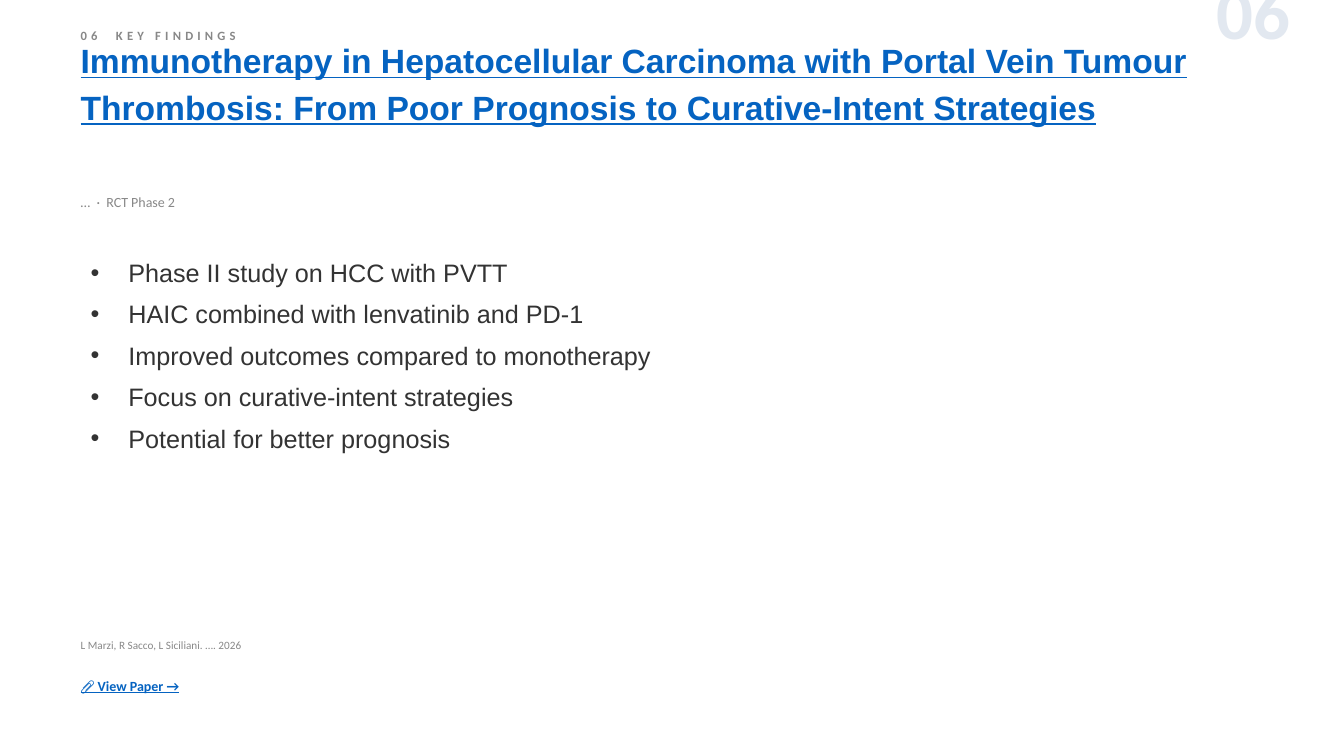
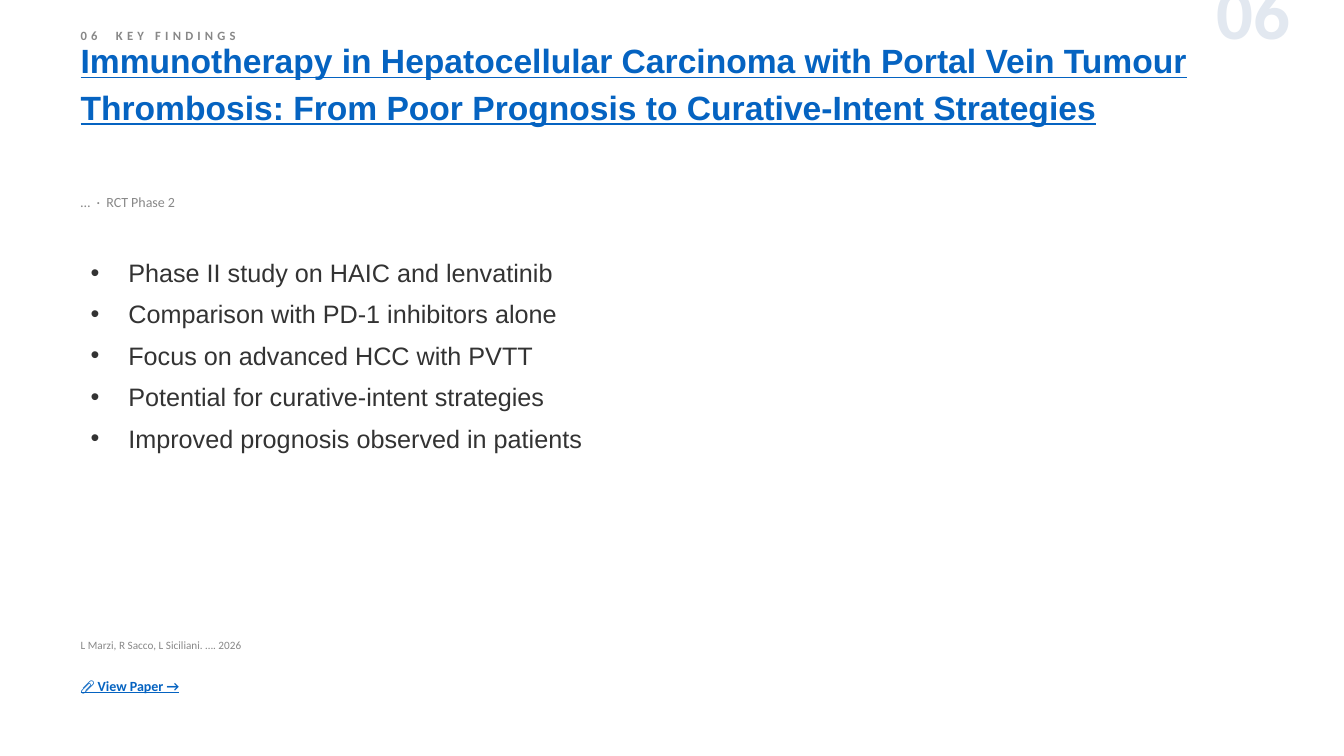
Before and after one commit to jejenhu-maker/hcc-weekly-digest, a slide deck: slide 8 of docs/digest-en.pptx. Drawn at 1344x756 pixels with LibreOffice and Linux fonts; fonts in the diff are those of the drawing. Boxes give left, top, right and bottom in pixels: in the first picture for what was removed or moved away, otherwise in the second. Text is boxed around its words. In the diff, an @@ line names an element or a change of style, - is before the commit and + after.

```diff
--- a/docs/digest-en.pptx
+++ b/docs/digest-en.pptx
@@ text at box(128, 263, 582, 453): text changed @@
-• Phase II study on HCC with PVTT
-• HAIC combined with lenvatinib and PD-1
-• Improved outcomes compared to monotherapy
-• Focus on curative-intent strategies
-• Potential for better prognosis
+• Phase II study on HAIC and lenvatinib
+• Comparison with PD-1 inhibitors alone
+• Focus on advanced HCC with PVTT
+• Potential for curative-intent strategies
+• Improved prognosis observed in patients
```
Also in this commit, not shown: 12 other slides changed, 1 slide added, 1 slide removed, 2 other files.
